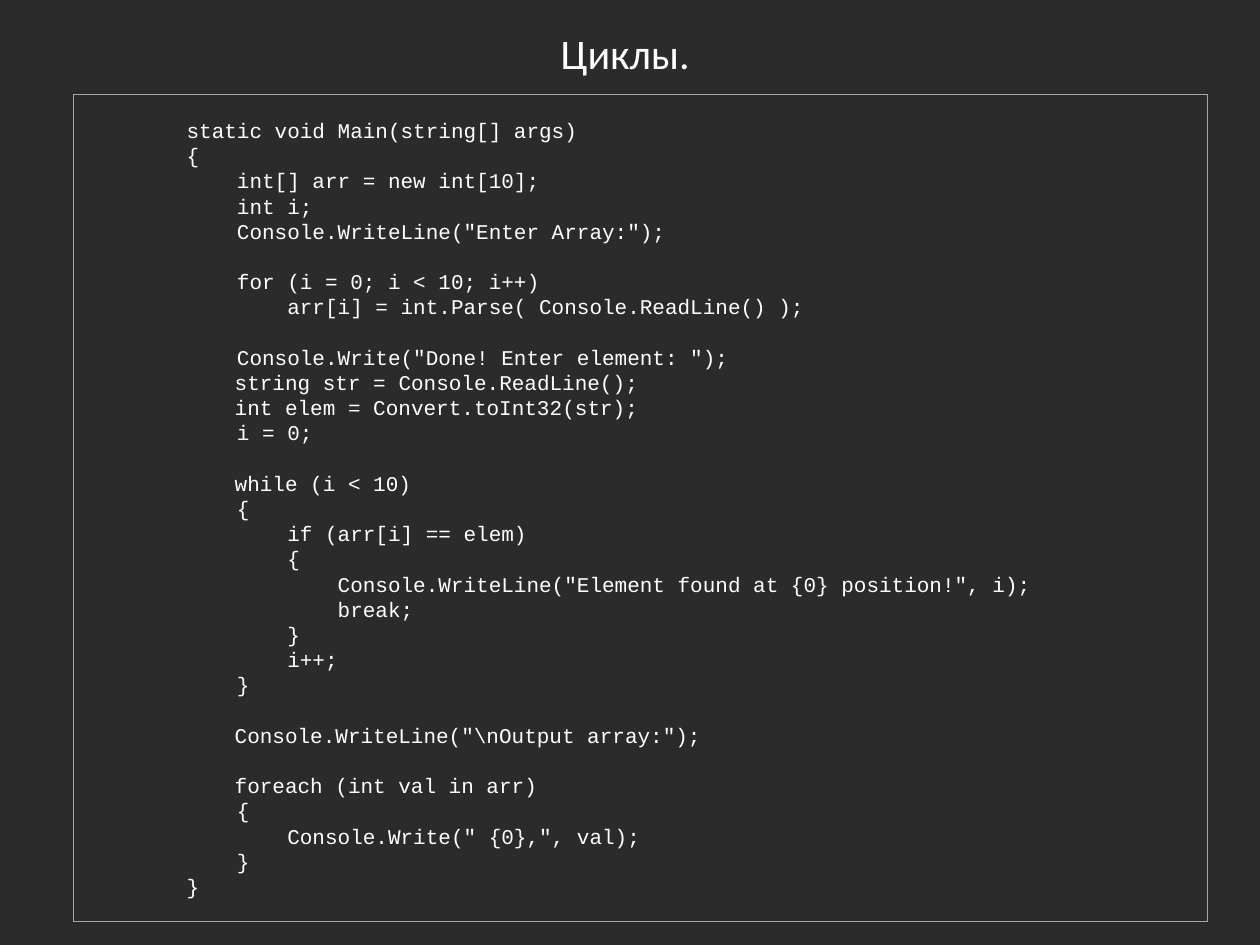
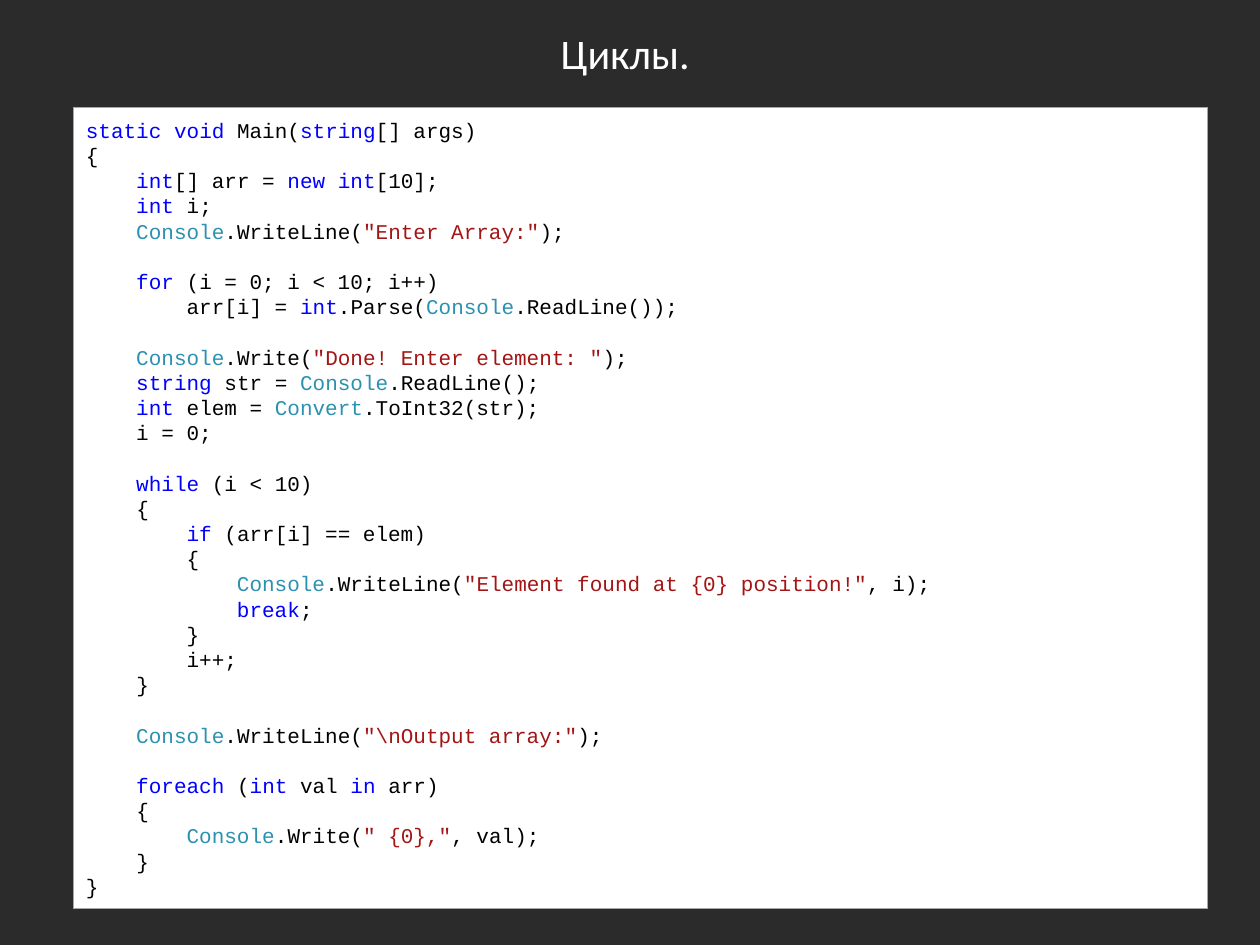
Before and after one commit to bazile/Training, a slide deck: slide 72 of Presentation/lesson-01.pptx (slide 55 before the commit). Drawn at 1260x945 pixels with LibreOffice and Linux fonts; fonts in the diff are those of the drawing; background and template pictures are left out; a plain dark background stands for a picture behind light text. Boxes give left, top, right and bottom in pixels: in the first picture for what was removed or moved away, otherwise in the second. Text is boxed around its words. In the diff, an @@ line names an element or a change of style, - is before the commit and + after.

```diff
--- a/Presentation/lesson-01.pptx
+++ b/Presentation/lesson-01.pptx
@@ rectangle "static void Main(string[] args)" resized from (x1=73, y1=94, x2=1207, y2=921) to (x1=73, y1=107, x2=1207, y2=908) @@
@@ rectangle "static void Main(string[] args)" at (x1=73, y1=107, x2=1207, y2=908): fill none to #FFFFFF @@
@@ text in rectangle at (x1=86, y1=123, x2=930, y2=848): text colour #FFFFFF to #0000FF in "static void Main(string[]", "int[] new int[10];", "int", "for" and 5 more places; text colour #FFFFFF to #000000 in "Main(string[] args)", "{", "int[] arr = int[10];", "i;" and 20 more places; text colour #FFFFFF to #2B91AF in "Console.WriteLine("Enter", "Console.Write("Done!", "Console.ReadLine();", "Console.WriteLine("Element" and 2 more places; text colour #FFFFFF to #A31515 in "Console.WriteLine("Enter Array:");", "Console.Write("Done! Enter element: ");", "Console.WriteLine("Element found at {0} position!",", "Console.WriteLine("\nOutput array:");" and 1 more places @@
@@ text in rectangle at (x1=187, y1=299, x2=678, y2=319): text changed; text colour #FFFFFF to #000000 @@
-arr[i] = int.Parse( Console.ReadLine() );
+arr[i] = int.Parse(Console.ReadLine());
@@ text in rectangle at (x1=136, y1=400, x2=539, y2=420): text changed; text colour #FFFFFF to #000000 @@
-int elem = Convert.toInt32(str);
+int elem = Convert.ToInt32(str);
```
Also in this commit, not shown: 3 other slides changed, 17 slides added, 6 other files.
